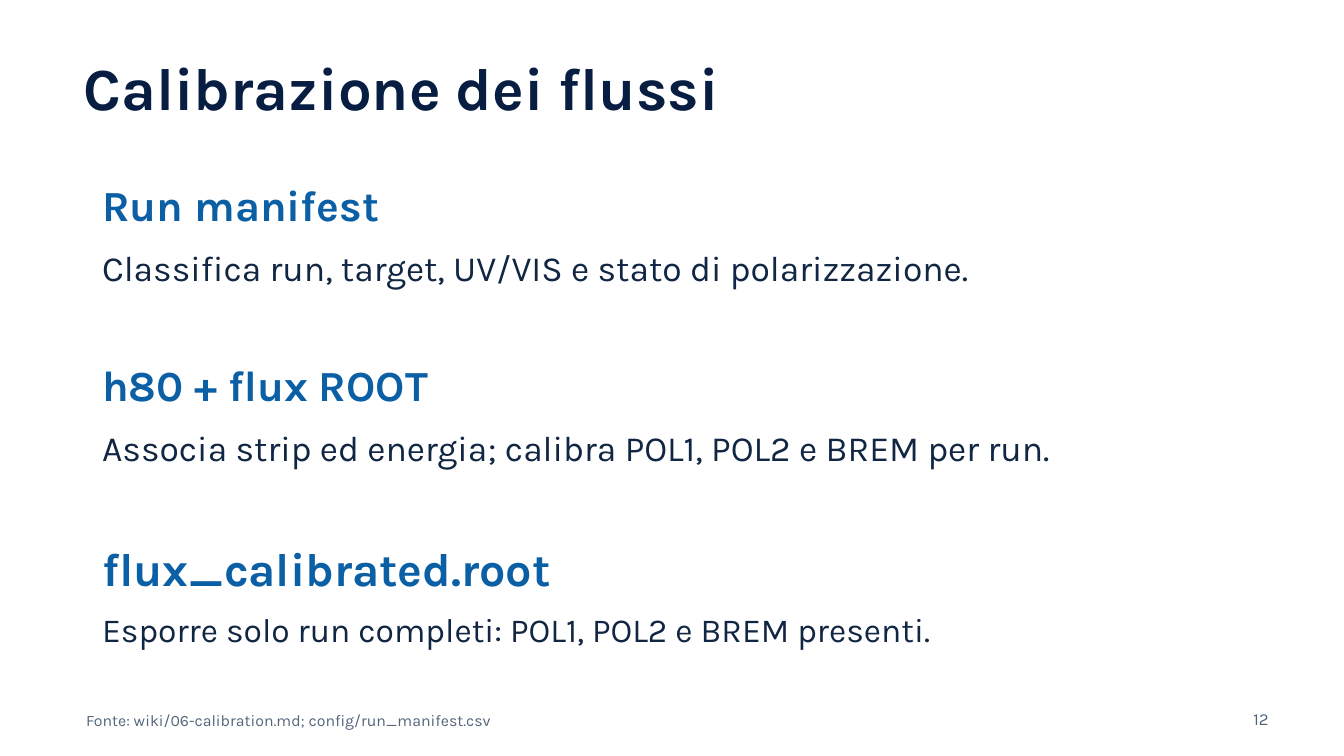
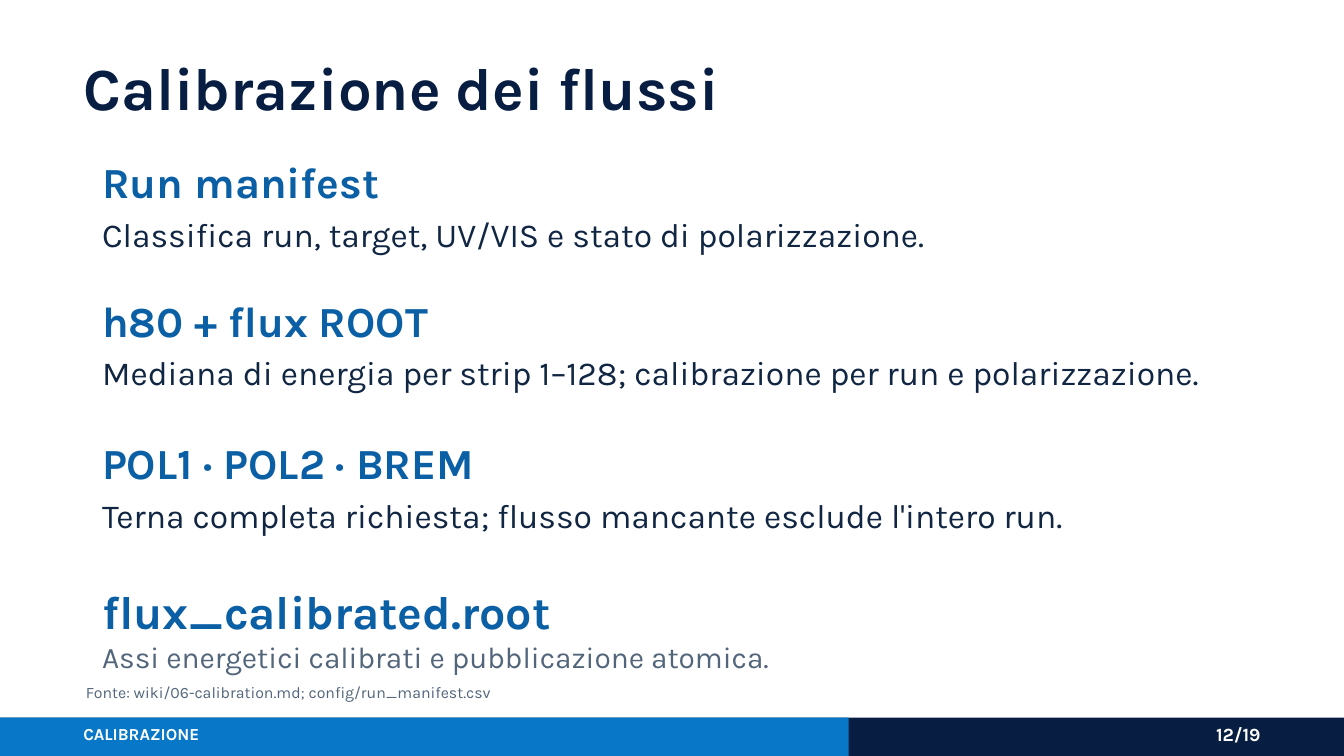
Before and after one commit to AntoninoFulci/GRAAL_Analysis, a slide deck: slide 12 of presentations/graal_analysis_framework_asimmetrie.pptx. Drawn at 1344x756 pixels with LibreOffice and Linux fonts; fonts in the diff are those of the drawing. Boxes give left, top, right and bottom in pixels: in the first picture for what was removed or moved away, otherwise in the second. Text is boxed around its words. In the diff, an @@ line names an element or a change of style, - is before the commit and + after.

Commit message:
docs: refine GRAAL presentation layout

```diff
--- a/presentations/graal_analysis_framework_asimmetrie.pptx
+++ b/presentations/graal_analysis_framework_asimmetrie.pptx
@@ text "Run manifest": place and size @@
-text "Run manifest" at [102,190,379,222]
+text "Run manifest" at [102,167,379,199]
@@ text "Classifica run, target, UV/VIS e ...": place and size @@
-text "Classifica run, target, UV/VIS e ..." at [102,255,968,290]
+text "Classifica run, target, UV/VIS e ..." at [102,222,924,256]
@@ text "Classifica run, target, UV/VIS e ..." at [102,222,924,256]: size 19 to 18 pt @@
@@ text "h80 + flux ROOT": place and size @@
-text "h80 + flux ROOT" at [102,371,428,402]
+text "h80 + flux ROOT" at [102,307,428,338]
@@ text added at [102,362,1199,394], 18 pt, text #112642 @@
+Mediana di energia per strip 1–128; calibrazione per run e polarizzazione.
@@ text at [102,450,474,480]: text changed; size 19 to 23 pt; text colour #112642 to #0B5FA5; bold on @@
-Associa strip ed energia; calibra POL1, POL2 e BREM per run.
+POL1 · POL2 · BREM
@@ text added at [102,505,1063,536], 18 pt, text #112642 @@
+Terna completa richiesta; flusso mancante esclude l'intero run.
@@ text "flux_calibrated.root": place and size @@
-text "flux_calibrated.root" at [102,552,551,587]
+text "flux_calibrated.root" at [102,595,551,630]
@@ text removed at [102,619,930,650] @@
-Esporre solo run completi: POL1, POL2 e BREM presenti.
@@ text added at [102,647,769,675], 16 pt, text #52657B @@
+Assi energetici calibrati e pubblicazione atomica.
@@ text "Fonte: wiki/06-calibration.md; config/run_manifest.csv": place and size @@
-text "Fonte: wiki/06-calibration.md; config/run_manifest.csv" at [86,714,491,730]
+text "Fonte: wiki/06-calibration.md; config/run_manifest.csv" at [86,686,491,702]
@@ rectangle added at [0,718,1344,755], fill #071E42 @@
@@ rectangle added at [0,718,849,755], fill #0877C7 @@
@@ text added at [83,729,199,741], 9 pt, text #FFFFFF, bold @@
+CALIBRAZIONE
@@ text at [1216,727,1261,743]: text changed; size 9 to 10 pt; text colour #52657B to #FFFFFF; bold on @@
-12
+12/19
```
Also in this commit, not shown: 15 other slides changed, 3 slides added, 3 slides removed, 2 other files.
